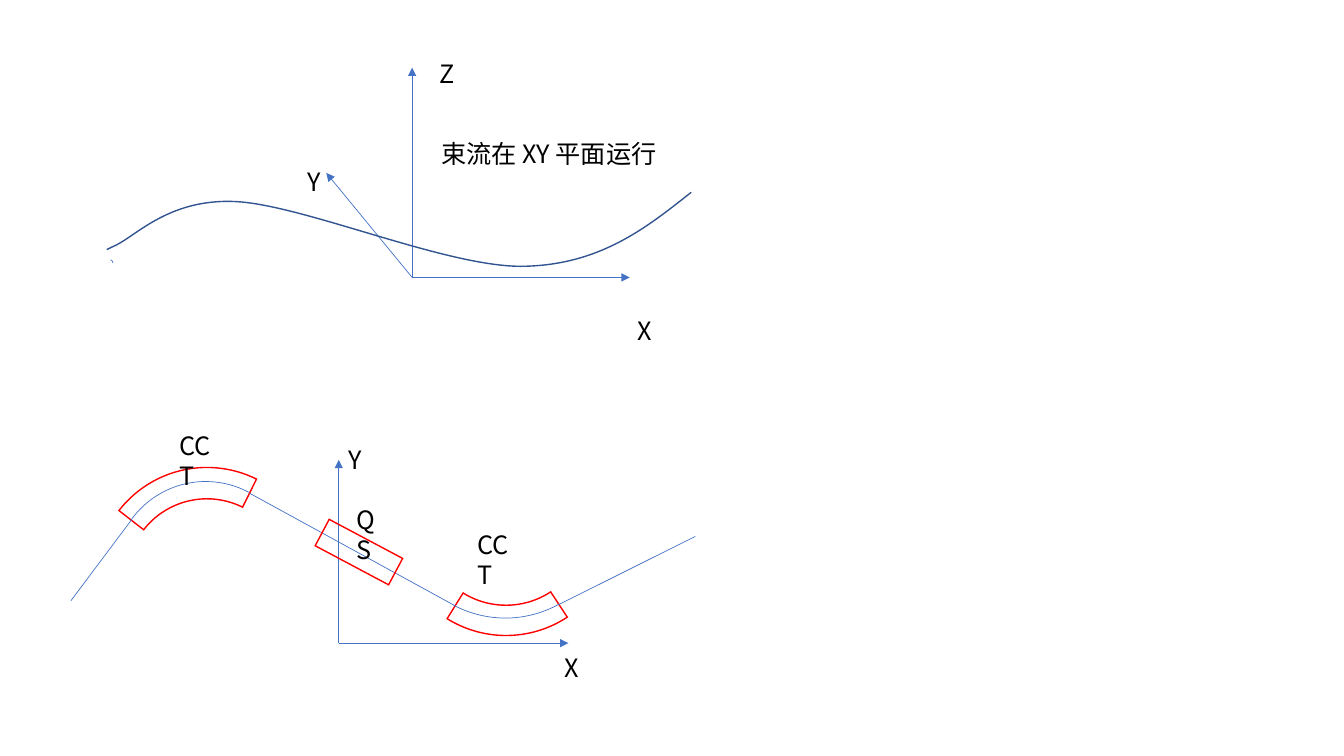
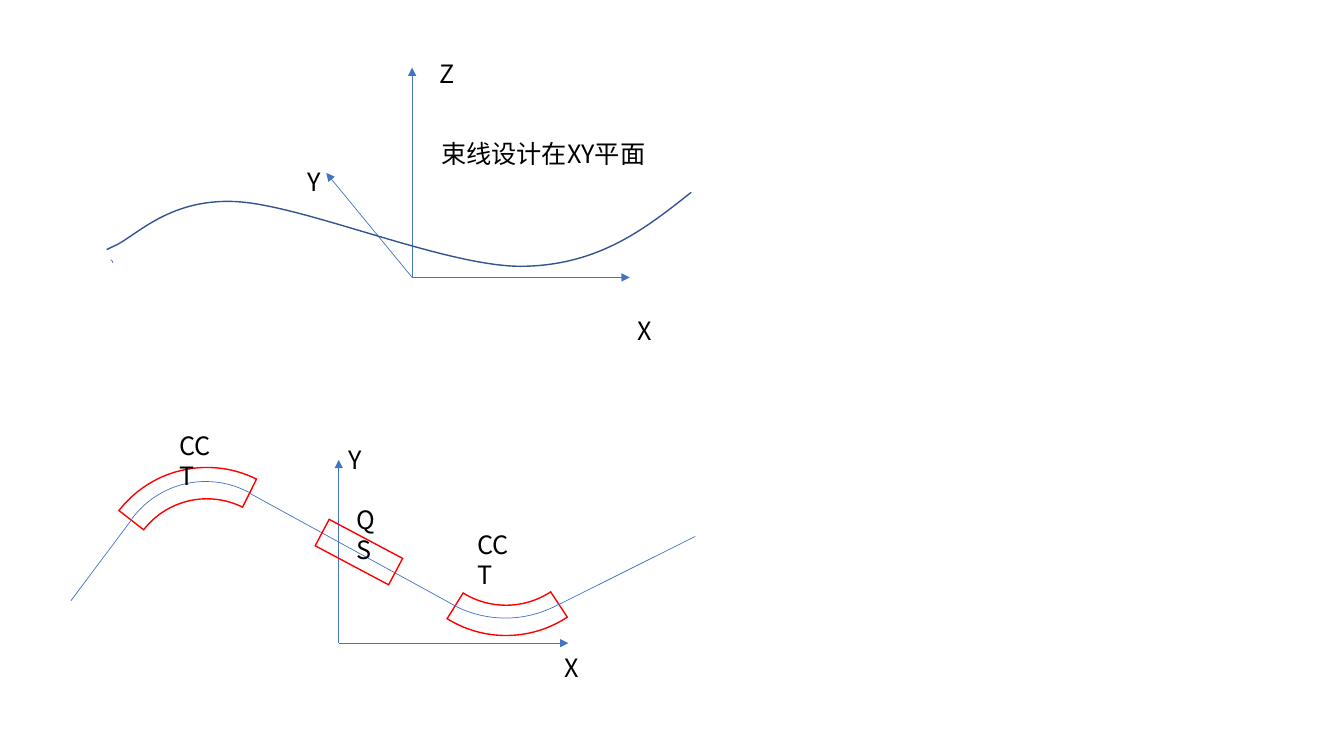
Before and after one commit to madokast/madokast.github.io.old, a slide deck: slide 1 of books/cct/cctpy/cctpy.pptx. Drawn at 1344x756 pixels with LibreOffice and Linux fonts; fonts in the diff are those of the drawing. Boxes give left, top, right and bottom in pixels: in the first picture for what was removed or moved away, otherwise in the second. Text is boxed around its words. In the diff, an @@ line names an element or a change of style, - is before the commit and + after.

```diff
--- a/books/cct/cctpy/cctpy.pptx
+++ b/books/cct/cctpy/cctpy.pptx
@@ text at (441,141,645,165): text changed @@
-束流在 XY 平面运行
+束线设计在XY平面
```
Also in this commit, not shown: 4 other slides changed, 3 slides added, 8 other files.
